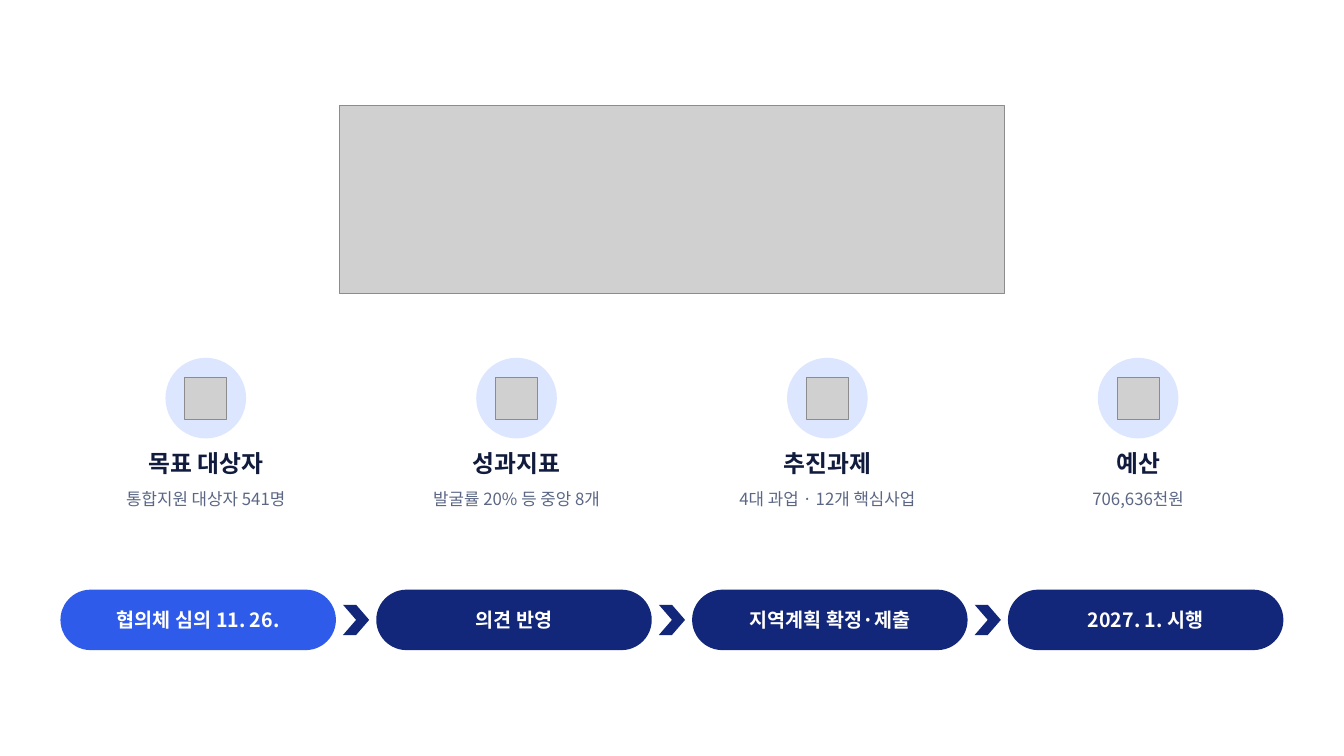
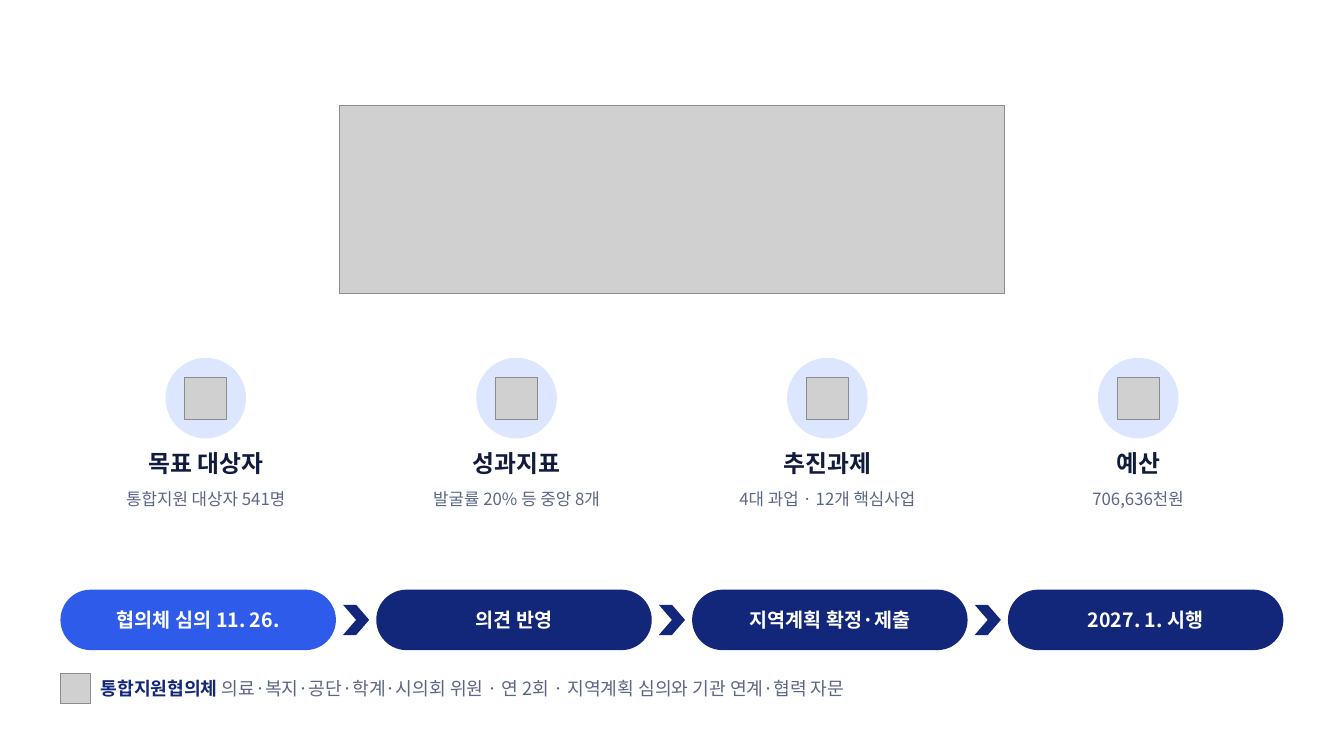
Before and after one commit to skys0430-creator/ssosso0430, a slide deck: slide 15 of docs/uiwang-2027-plan/files/2027_지역계획_협의체심의_발표자료_v3_15장.pptx. Drawn at 1344x756 pixels with LibreOffice and Linux fonts; fonts in the diff are those of the drawing; grey boxes stand for pictures; background and template pictures are left out. Boxes give left, top, right and bottom in pixels: in the first picture for what was removed or moved away, otherwise in the second. Text is boxed around its words. In the diff, an @@ line names an element or a change of style, - is before the commit and + after.

```diff
--- a/docs/uiwang-2027-plan/files/2027_지역계획_협의체심의_발표자료_v3_15장.pptx
+++ b/docs/uiwang-2027-plan/files/2027_지역계획_협의체심의_발표자료_v3_15장.pptx
@@ picture added at (x1=60, y1=674, x2=91, y2=704) @@
@@ text added at (x1=101, y1=679, x2=844, y2=697), 13 pt, text #5B6785 @@
+통합지원협의체 의료·복지·공단·학계·시의회 위원 · 연 2회 · 지역계획 심의와 기관 연계·협력 자문
```
Also in this commit, not shown: 2 other files.
